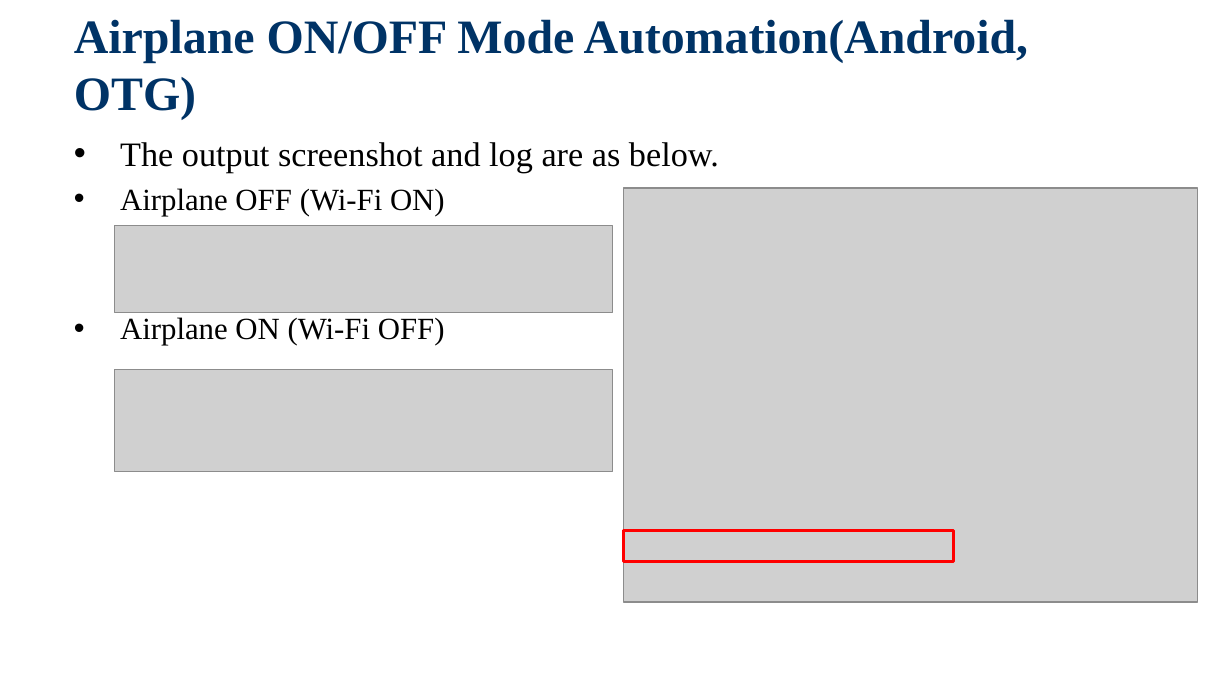
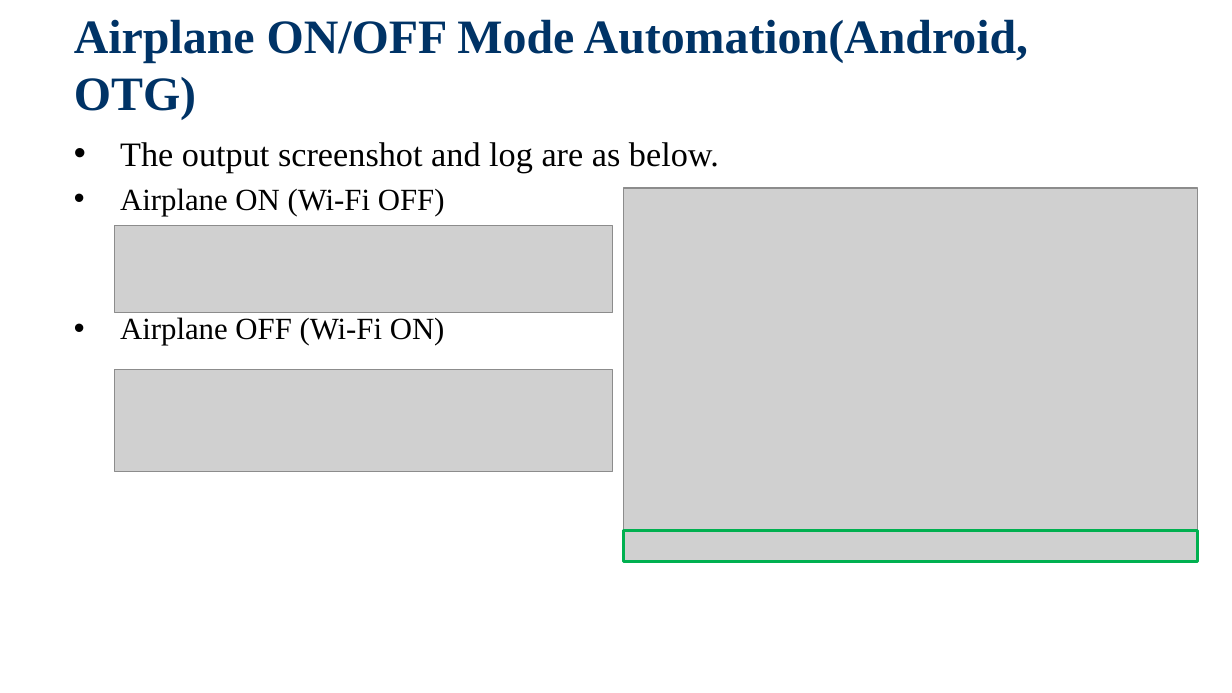
Before and after one commit to jackiejay888/automation, a slide deck: slide 15 of kpi/Automation Testing_Demo/Automation Testing_20200311.pptx. Drawn at 1232x693 pixels with LibreOffice and Linux fonts; fonts in the diff are those of the drawing; grey boxes stand for pictures; background and template pictures are left out. Boxes give left, top, right and bottom in pixels: in the first picture for what was removed or moved away, otherwise in the second. Text is boxed around its words. In the diff, an @@ line names an element or a change of style, - is before the commit and + after.

Commit message:
Modify the Automation Testing_Demo

```diff
--- a/kpi/Automation Testing_Demo/Automation Testing_20200311.pptx
+++ b/kpi/Automation Testing_Demo/Automation Testing_20200311.pptx
@@ text at (120, 188, 445, 216): paragraph added @@
+  • Airplane ON (Wi-Fi OFF)
@@ picture: place and size @@
-picture at (623, 188, 1198, 602)
+picture at (623, 188, 1198, 562)
@@ text at (120, 317, 445, 345): paragraph removed @@
-  • Airplane ON (Wi-Fi OFF)
@@ rectangle: place and size @@
-rectangle at (623, 530, 954, 561)
+rectangle at (623, 530, 1198, 561)
@@ rectangle at (623, 530, 1198, 561): outline #FF0000 2 pt to #00B050 2 pt @@
```
Also in this commit, not shown: 14 other slides changed, 1 slide removed.
